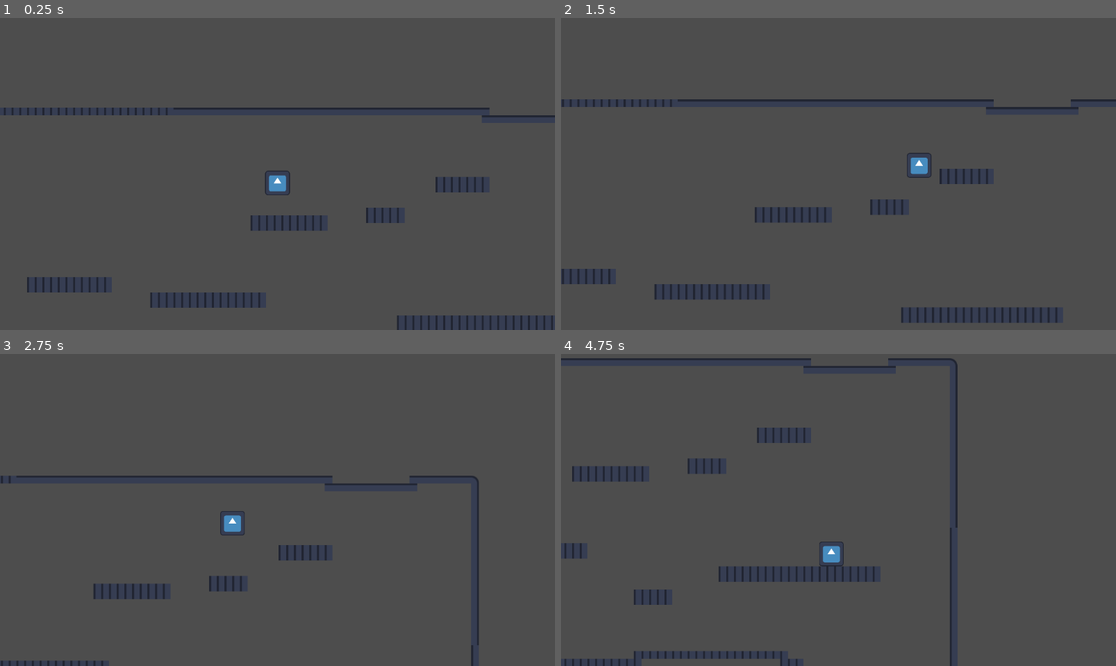
Above: before the commit, frames 1-4 (two rows, left to right).
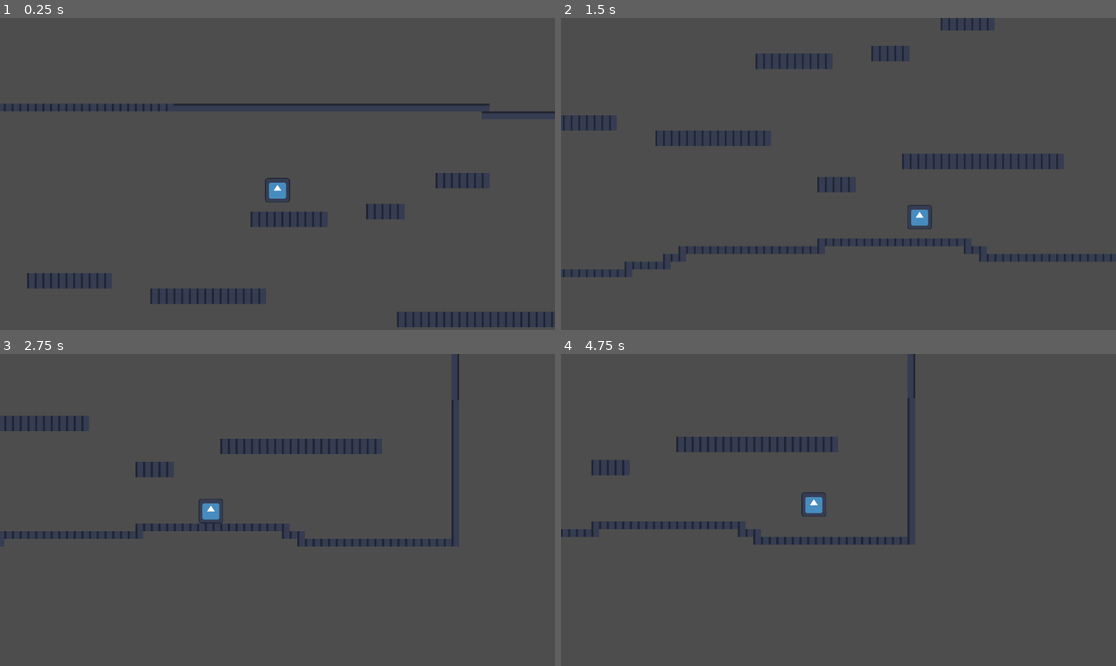
Above: after the commit, the same moments.

Repository: MadAvidCoder/Ascendancy
Game: Godot game, scene res://main.tscn
Same seed, same stepped clock (60 frames per second), same inputs: the game is played once before the commit and once after it. The engine's default icon, where the game draws it, is replaced by a stand-in: a white triangle on a blue panel in a dark square.
Inputs:
- Up to frame 1 (0.25 s): no input
- Up to frame 2 (1.5 s): tap Enter (ui_accept) at 0.5, 0.6, 0.77, 1.07, 1.35 s; hold Right (ui_right) from 0.53 s (still down)
- Up to frame 3 (2.75 s): tap Enter (ui_accept) at 1.52, 1.82, 2.1 s; release Right (ui_right) at 2.03 s; hold Left (ui_left) from 2.03 s (still down)
- Up to frame 4 (4.75 s): release Left (ui_left) at 2.78 s; hold Right (ui_right) 2.78-4.28 s; tap Enter (ui_accept) at 2.85, 3.02, 3.32, 3.6, 3.77, 4.07, 4.35, 4.52 s; hold Left (ui_left) from 4.28 s (still down)

The runs differ from the first frame. In frame 1, 2.2% of the frame differs, in the area x 0-100%, y 27-100%; in frame 2, 4.9%, in the area x 0-100%, y 0-98%; in frame 3, 3.8%; in frame 4, 4.1%.

Commit message:
Improve jumping
Added variable jump height, faster falling, and tuned jump parameters.

Diff:
--- a/player.gd
+++ b/player.gd
@@ -1,7 +1,7 @@
 extends CharacterBody2D
 
-const SPEED = 300.0
-const JUMP_VELOCITY = -400.0
+const SPEED = 375.0
+const JUMP_VELOCITY = -430.0
 
 var can_coyote = false
 var jump_buffered = false
@@ -12,7 +12,10 @@
 func _physics_process(delta: float) -> void:
 	# Gravity
 	if not is_on_floor():
-		velocity += get_gravity() * delta
+		if velocity.y >= 0:
+			velocity += get_gravity() * delta * 1.8
+		else:
+			velocity += get_gravity() * delta * 1.2
 
 	# Jump
 	if Input.is_action_just_pressed("ui_accept") or jump_buffered:
@@ -25,6 +28,10 @@
 		elif velocity.y >= 0 and not jump_buffered:
 			jump_buffer.start()
 			jump_buffered = true
+
+	# Allow variable jump height
+	if Input.is_action_just_released("ui_accept") and velocity.y <= 0:
+		velocity.y *= 0.5
 
 	# Movement
 	var direction := Input.get_axis("ui_left", "ui_right")
